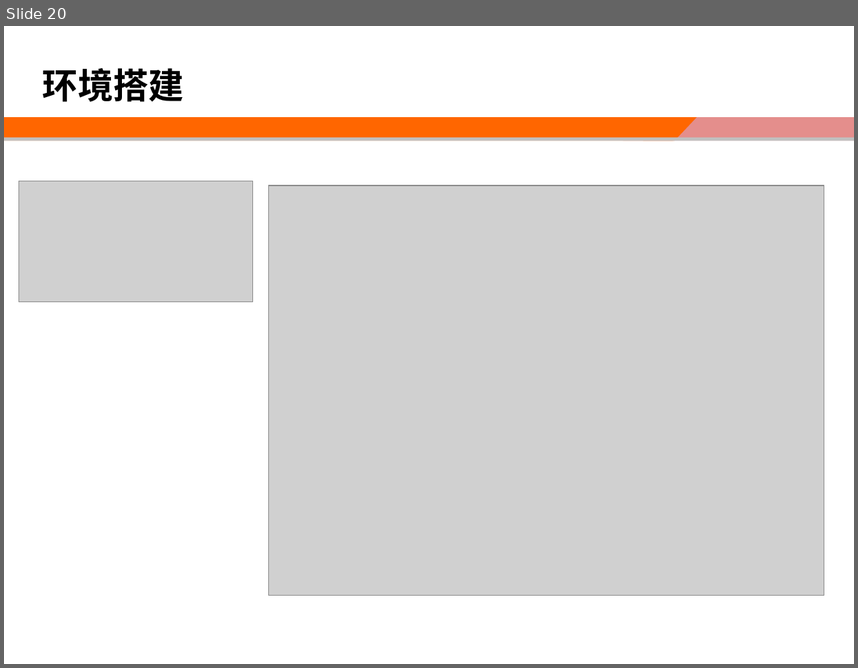
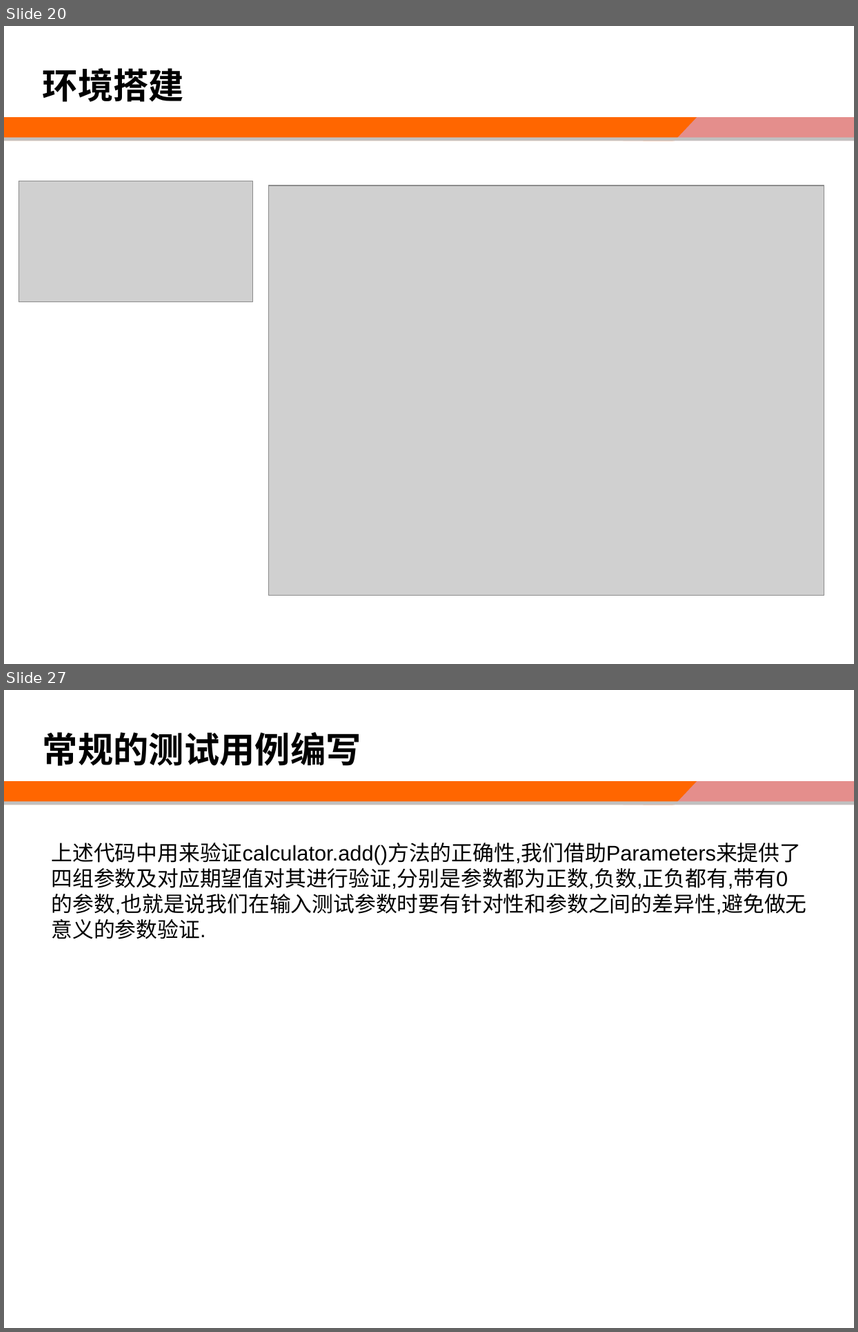
Before and after one commit to zhaosw/doc, a slide deck: 单元测试教程.ppt. Shown one above the other, each under a label of ours: slide 20 before the commit, slides 20 and 27 after it; the slides between them are not shown. The pictures are 858x668 and 858x1332 pixels, drawn with LibreOffice and Linux fonts; fonts in the diff are those of the drawing; grey boxes stand for pictures; background and template pictures are left out. Boxes give left, top, right and bottom in pixels: in the first picture for what was removed or moved away, otherwise in the second. Text is boxed around its words. In the diff, an @@ line names an element or a change of style, - is before the commit and + after.

```diff
--- a/单元测试教程.ppt
+++ b/单元测试教程.ppt
@@ slide 27 added at <box>4,690,854,1328</box>, background #FFFFFF; not listed: 4 template elements that a slide beside it also shows @@
@@ text added at <box>43,732,361,766</box>, 30 pt, text #000000, bold @@
+常规的测试用例编写
@@ text added at <box>52,842,807,939</box>, 18 pt, text #000000 @@
+上述代码中用来验证calculator.add()方法的正确性,我们借助Parameters来提供了四组参数及对应期望值对其进行验证,分别是参数都为正数,负数,正负都有,带有0的参数,也就是说我们在输入测试参数时要有针对性和参数之间的差异性,避免做无意义的参数验证.
```
Also in this commit, not shown: 7 slides changed, 11 other slides added, 2 slides removed.
